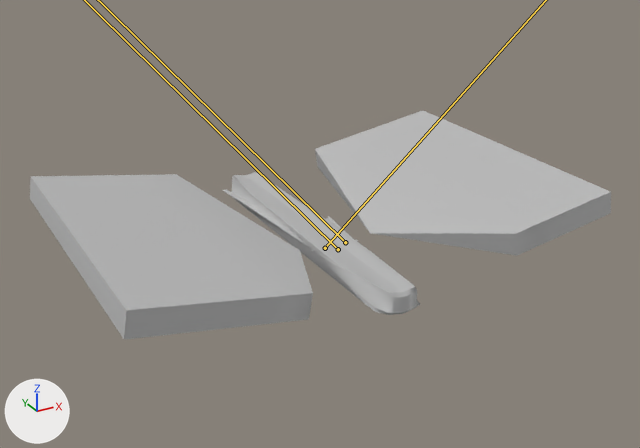
Renders of the FBX model Orange_works/class01/news/book_open_book.fbx from each side of a commit.
Camera for both pictures: a 50 mm lens placed at (-0.566, -0.711, 0.277), pointed at (-0.157, 0.033, -0.095). The axes (+X, +Y, +Z) are drawn at lower left. The lights are the same throughout. Both versions are drawn at the pose saved in each file; the numbers are the values there. The bones that change are drawn over the model as lines.

Objects in the first picture: 'book1', 'book_inside', 'book_inside2'.
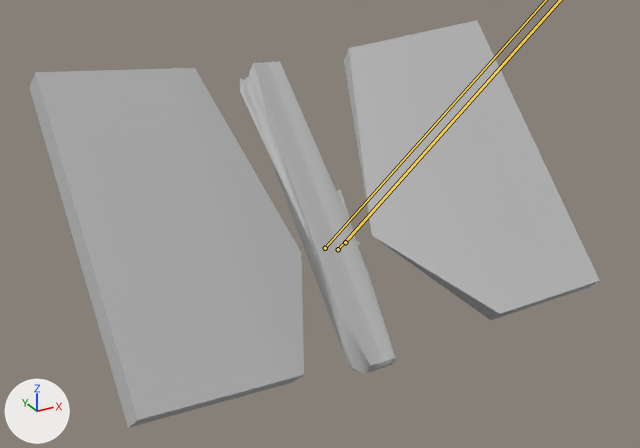
Pixel boxes (x1, y1, x2, y2) of what changed, in the pictures (640 x 448 px):
'book_inside2', posed (117% taller): before (30, 174, 313, 339); after (29, 68, 304, 428)
'book_inside', posed (13% narrower, 106% taller): before (315, 111, 611, 256); after (344, 20, 600, 320)
'book1', posed (21% narrower, 119% taller): before (223, 172, 420, 315); after (240, 60, 395, 374)

Patch to the scene script:
```diff
--- a/Orange_works/class01/news/book_open_book.fbx.py
+++ b/Orange_works/class01/news/book_open_book.fbx.py
@@ bone_book @@
 bone_book = bpy.data.objects['Armature'].pose.bones['book']
-bone_book.rotation_quaternion = (1.0, 0.0, 0.0, 0.0)  # degrees (0, 0, 0)
+bone_book.rotation_quaternion = (0.924, 0.369, -0.101, 0.0)  # degrees (44, -11, -4)
@@ bone_r_book_page_1 @@
 bone_r_book_page_1 = bpy.data.objects['Armature'].pose.bones['R_book_page_1']
-bone_r_book_page_1.rotation_quaternion = (0.763, 0.0, 0.0, -0.647)  # degrees (0, 0, -81)
+bone_r_book_page_1.rotation_quaternion = (0.705, 0.252, -0.288, -0.598)  # degrees (45, -6, -83)
@@ bone_l_book_page_1 @@
 bone_l_book_page_1 = bpy.data.objects['Armature'].pose.bones['L_book_page_1']
-bone_l_book_page_1.rotation_quaternion = (0.763, 0.0, 0.0, -0.647)  # degrees (0, 0, -81)
+bone_l_book_page_1.rotation_quaternion = (0.705, -0.251, 0.288, -0.598)  # degrees (-45, 6, -83)
```
